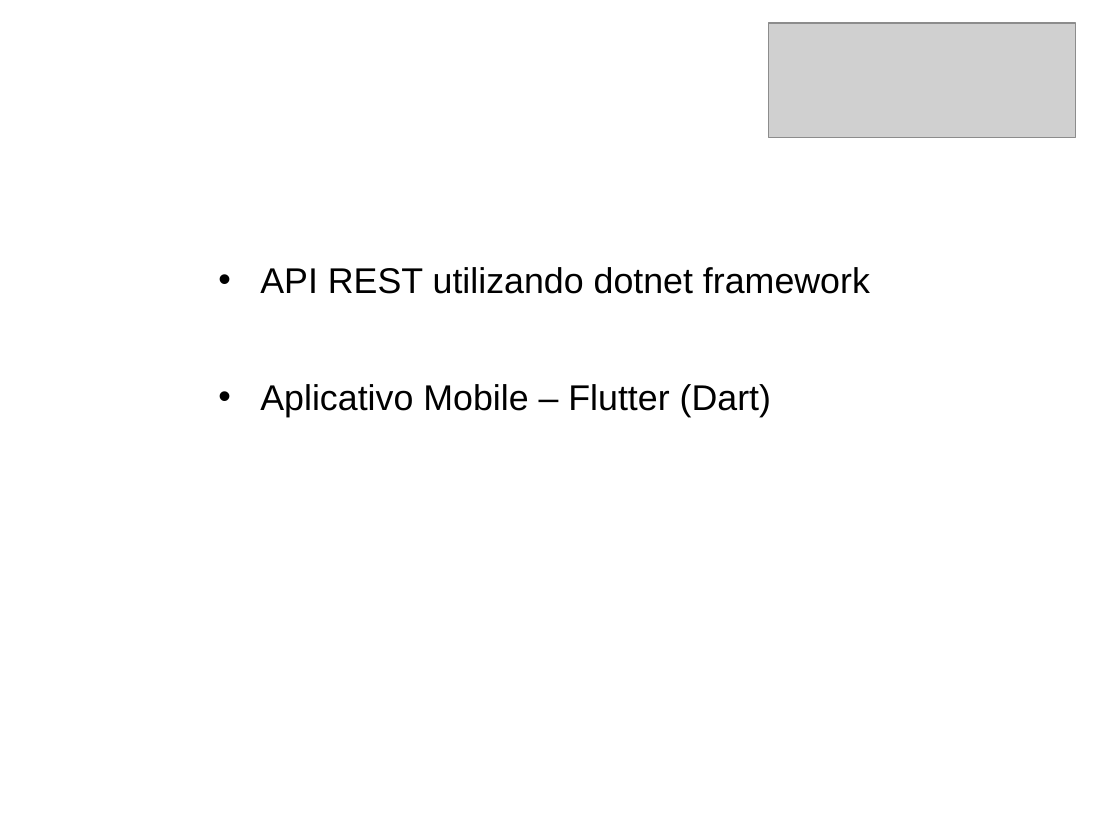
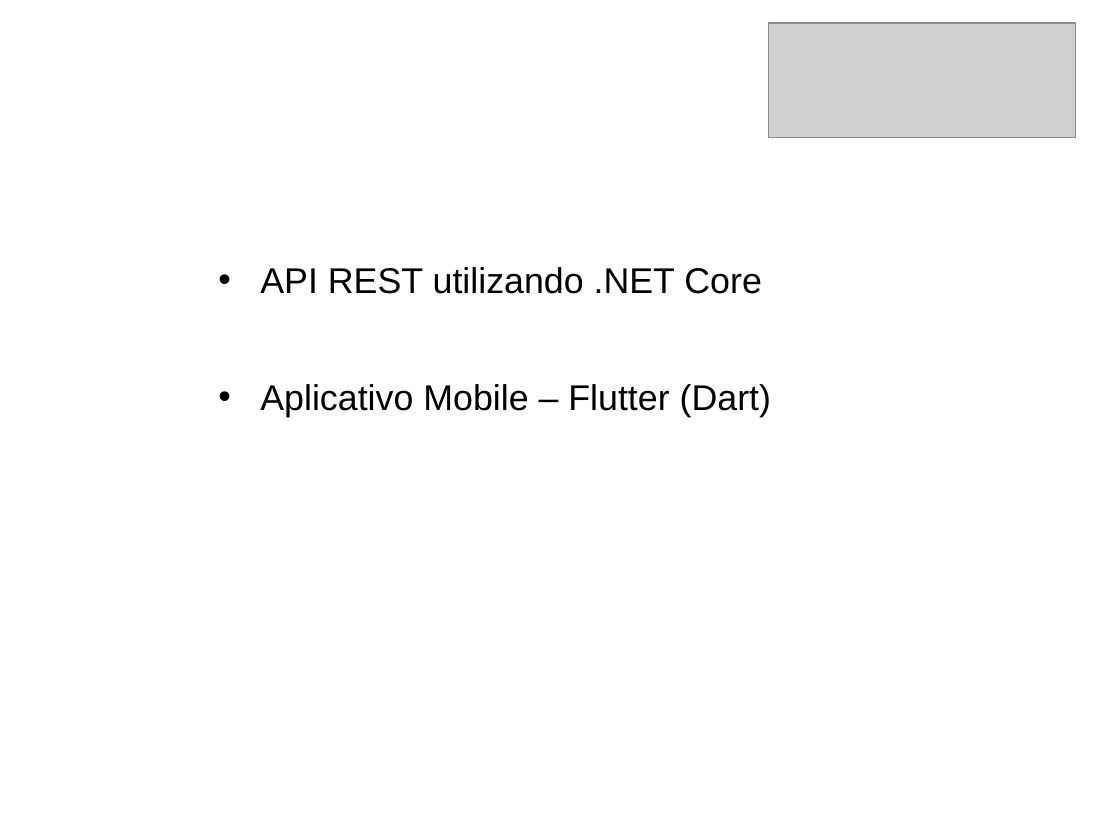
Before and after one commit to djunior92/OnlineBS, a slide deck: slide 9 of dwtm_DJALMA_GUSTAVO.pptx. Drawn at 1120x840 pixels with LibreOffice and Linux fonts; fonts in the diff are those of the drawing; grey boxes stand for pictures; background and template pictures are left out. Boxes give left, top, right and bottom in pixels: in the first picture for what was removed or moved away, otherwise in the second. Text is boxed around its words. In the diff, an @@ line names an element or a change of style, - is before the commit and + after.

```diff
--- a/dwtm_DJALMA_GUSTAVO.pptx
+++ b/dwtm_DJALMA_GUSTAVO.pptx
@@ text at bbox=[260, 267, 761, 294]: text changed @@
-• API REST utilizando dotnet framework
+• API REST utilizando .NET Core
```
Also in this commit, not shown: 2 other files.
